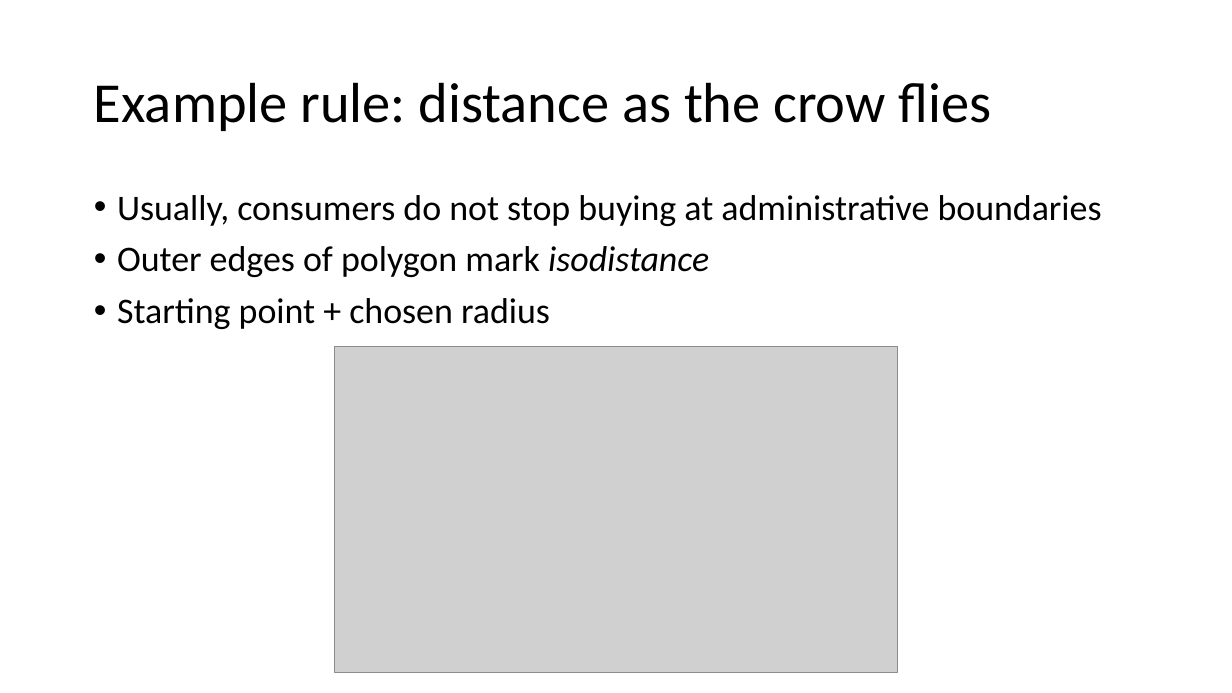
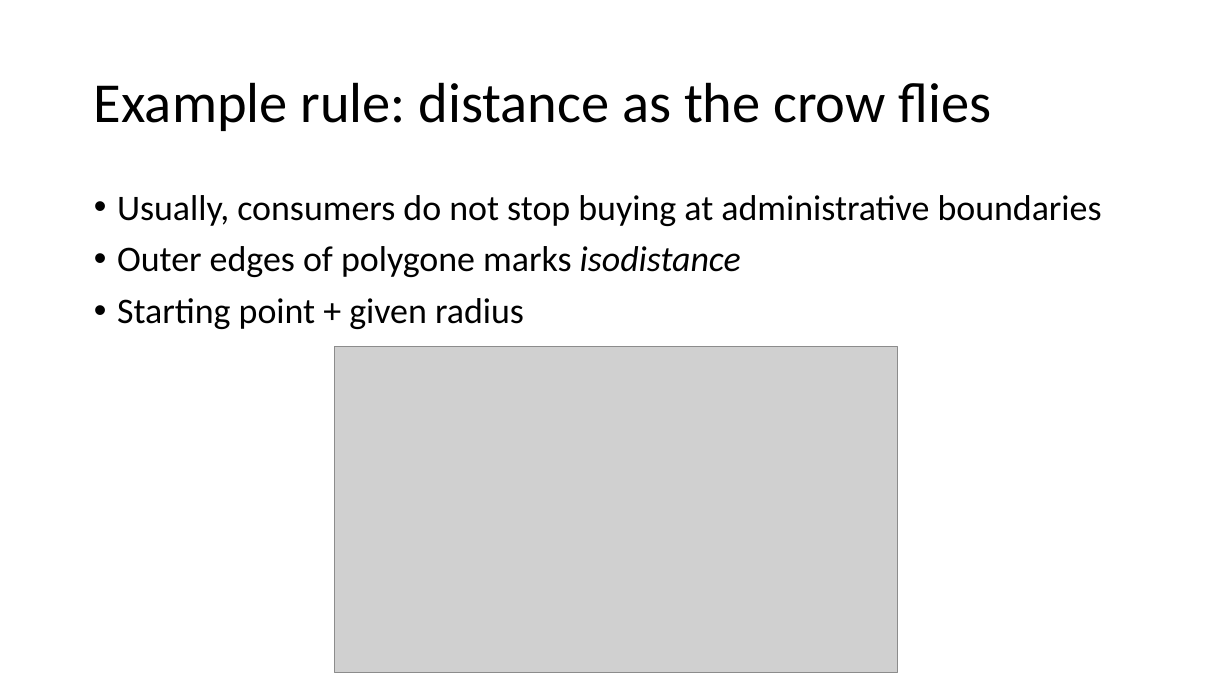
Before and after one commit to moritz-schwarz/website, a slide deck: slide 8 of resources/slides.pptx. Drawn at 1232x693 pixels with LibreOffice and Linux fonts; fonts in the diff are those of the drawing; grey boxes stand for pictures. Boxes give left, top, right and bottom in pixels: in the first picture for what was removed or moved away, otherwise in the second. Text is boxed around its words. In the diff, an @@ line names an element or a change of style, - is before the commit and + after.

```diff
--- a/resources/slides.pptx
+++ b/resources/slides.pptx
@@ text at [117, 246, 741, 329]: text changed @@
-• Outer edges of polygon mark isodistance
-• Starting point + chosen radius
+• Outer edges of polygone marks isodistance
+• Starting point + given radius
```
Also in this commit, not shown: 14 other slides changed, 7 slides removed, 1 other file.
